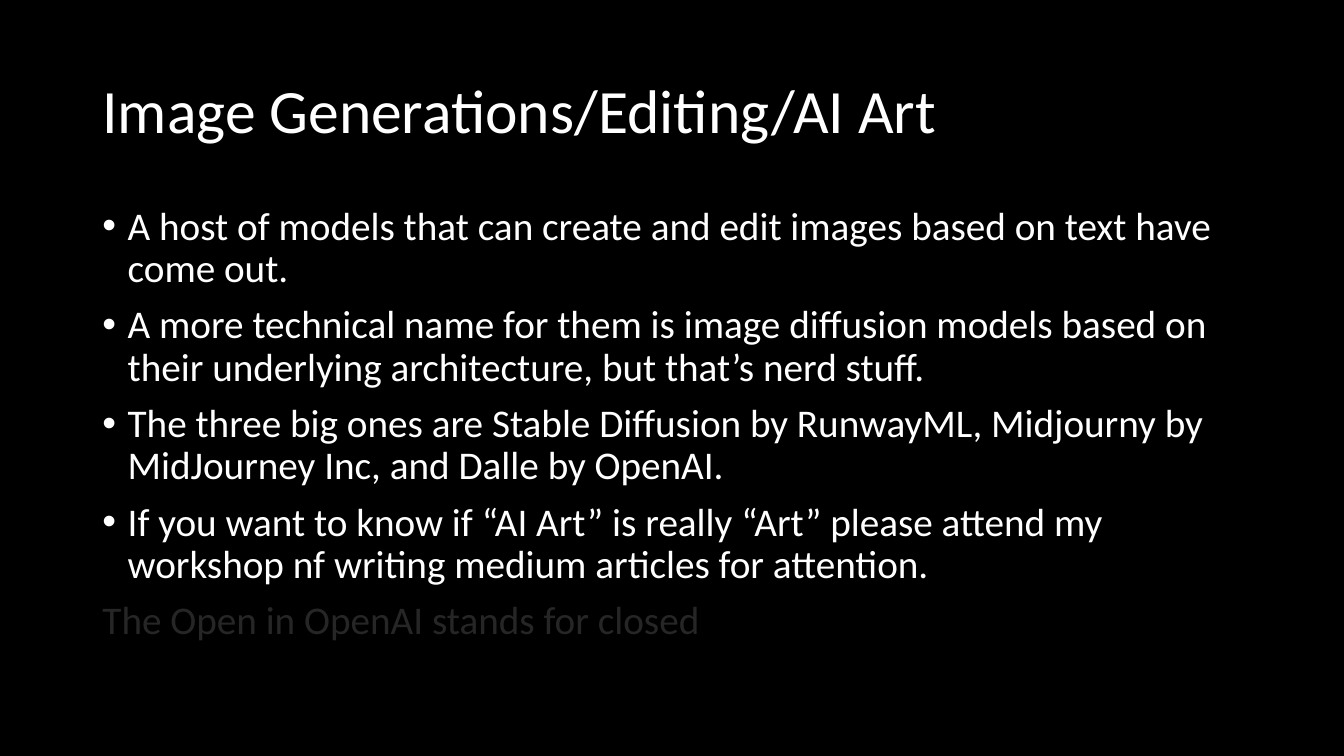
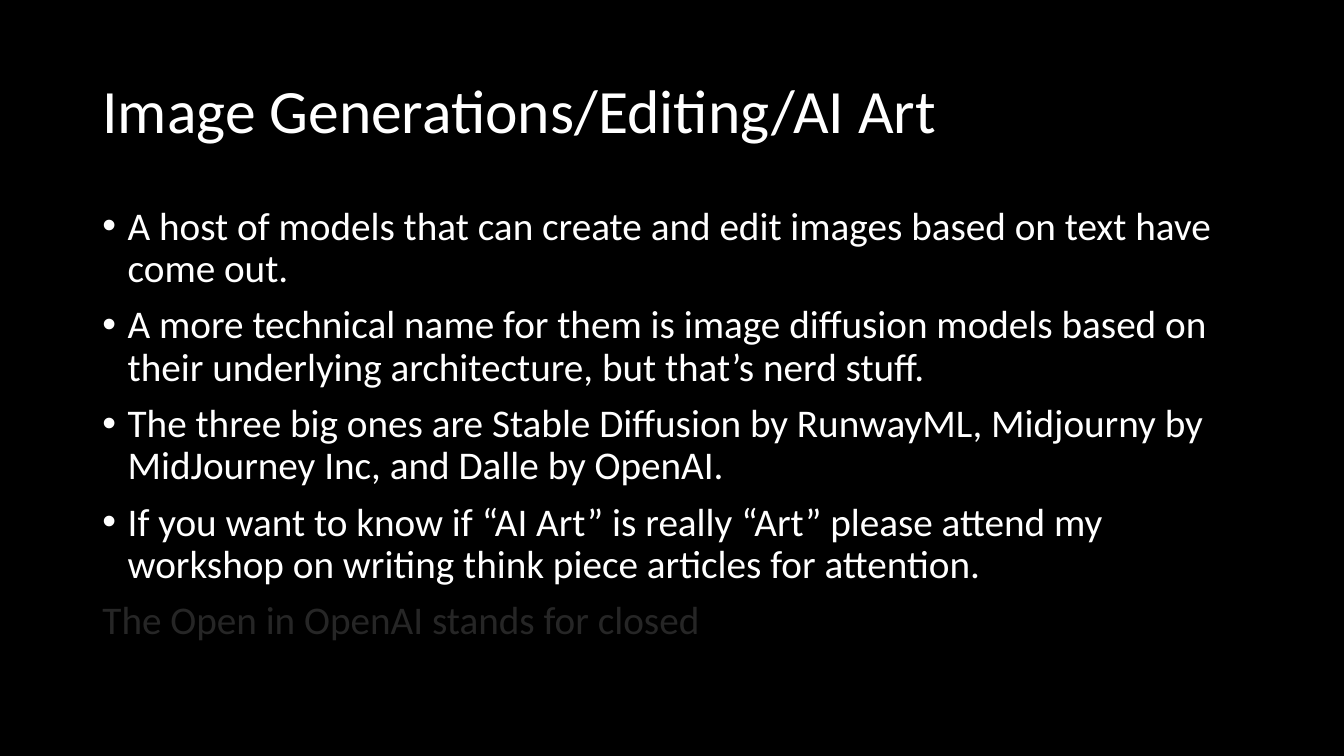
Before and after one commit to RobertKoehlmoos/getting-into-trouble-with-machine-learning-models, a slide deck: slide 18 of machine_learning_trouble.pptx. Drawn at 1344x756 pixels with LibreOffice and Linux fonts; fonts in the diff are those of the drawing. Boxes give left, top, right and bottom in pixels: in the first picture for what was removed or moved away, otherwise in the second. Text is boxed around its words. In the diff, an @@ line names an element or a change of style, - is before the commit and + after.

```diff
--- a/machine_learning_trouble.pptx
+++ b/machine_learning_trouble.pptx
@@ text at (128,508,1102,585): text changed @@
-• If you want to know if “AI Art” is really “Art” please attend my workshop nf writing medium articles for attention.
+• If you want to know if “AI Art” is really “Art” please attend my workshop on writing think piece articles for attention.
```
Also in this commit, not shown: 4 other slides changed, 5 other files.
